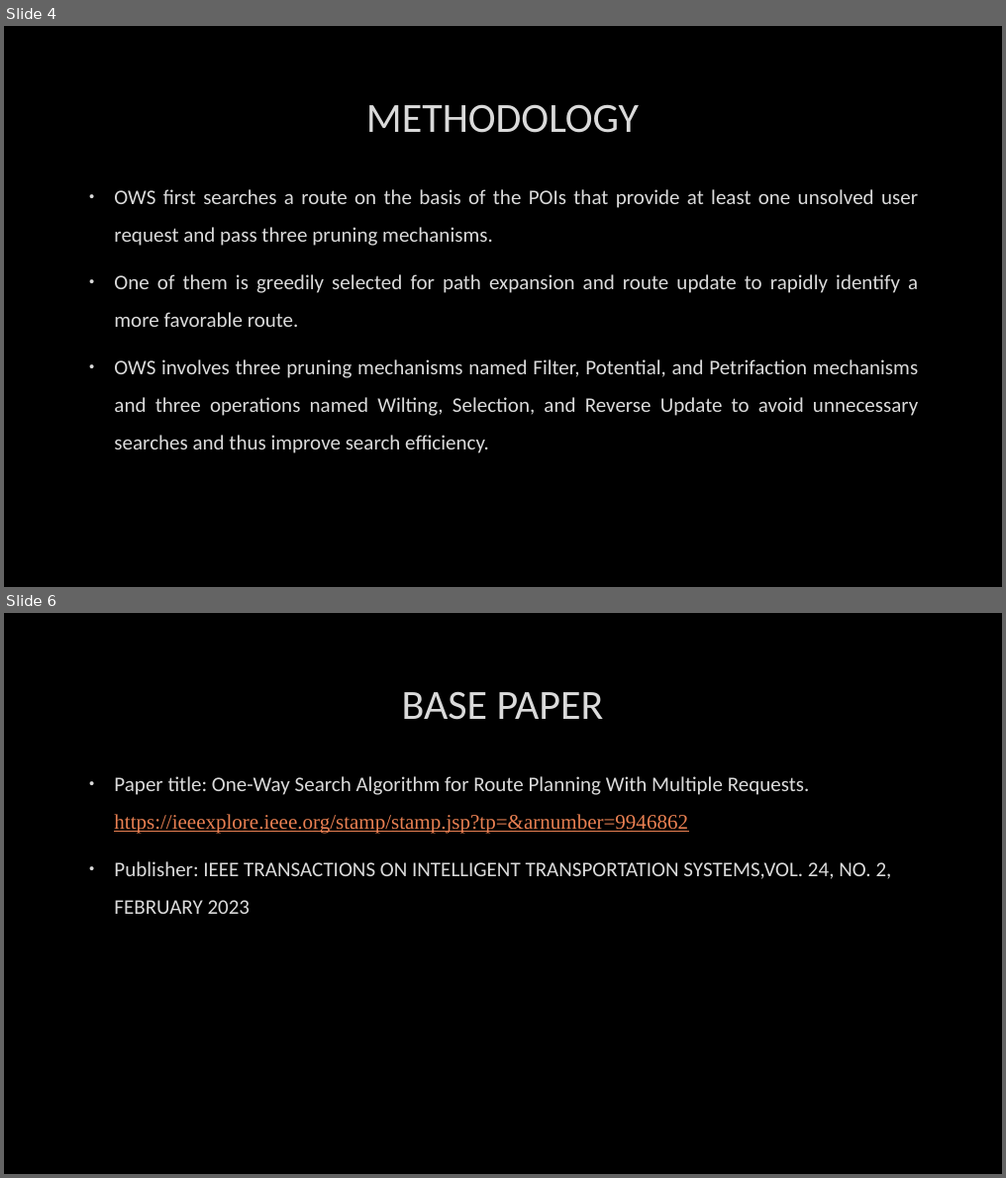
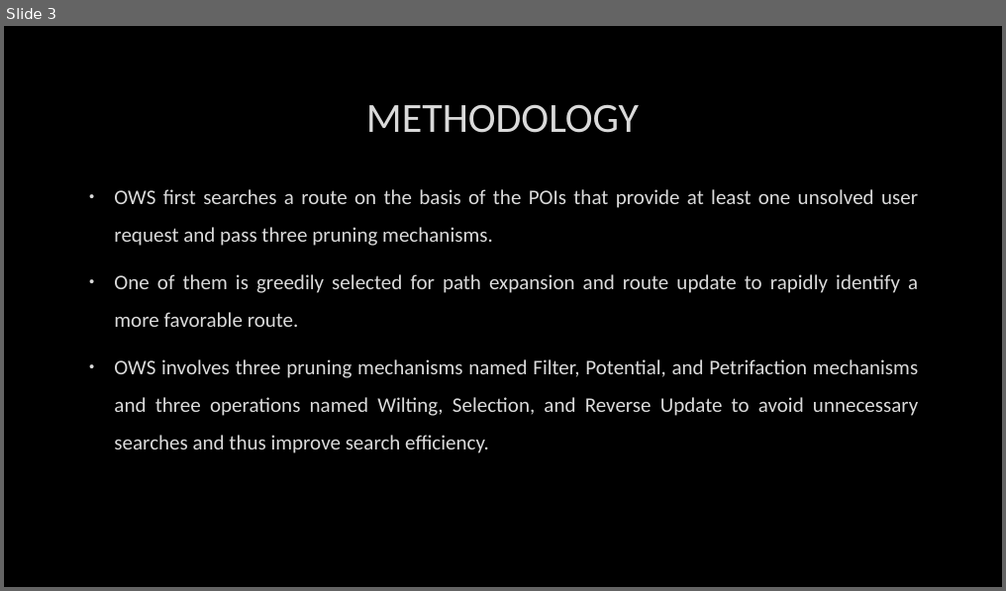
Before and after one commit to saketh-r0ck/Lab-Repository, a slide deck: Project/Algo/Advance algo project proposal.pptx. Shown one above the other, each under a label of ours: slides 4 and 6 before the commit, slide 3 after it; the slides between them are not shown. The pictures are 1006x1178 and 1006x591 pixels, drawn with LibreOffice and Linux fonts; fonts in the diff are those of the drawing; background and template pictures are left out. Boxes give left, top, right and bottom in pixels: in the first picture for what was removed or moved away, otherwise in the second. Text is boxed around its words. In the diff, an @@ line names an element or a change of style, - is before the commit and + after.

```diff
--- a/Project/Algo/Advance algo project proposal.pptx
+++ b/Project/Algo/Advance algo project proposal.pptx
@@ slide 6 removed at (4,613,1002,1174), background picture (left out) @@
@@ title removed at (402,691,604,720) @@
-BASE PAPER
@@ text removed at (114,776,892,914) @@
-• Paper title: One-Way Search Algorithm for Route Planning With Multiple Requests. https://ieeexplore.ieee.org/stamp/stamp.jsp?tp=&arnumber=9946862
-• Publisher: IEEE TRANSACTIONS ON INTELLIGENT TRANSPORTATION SYSTEMS,VOL. 24, NO. 2, FEBRUARY 2023
@@ what was slide 4 is now slide 3 @@
```
Also in this commit, not shown: 2 slides changed, 3 slides added, 2 other slides removed, 3 other files.
